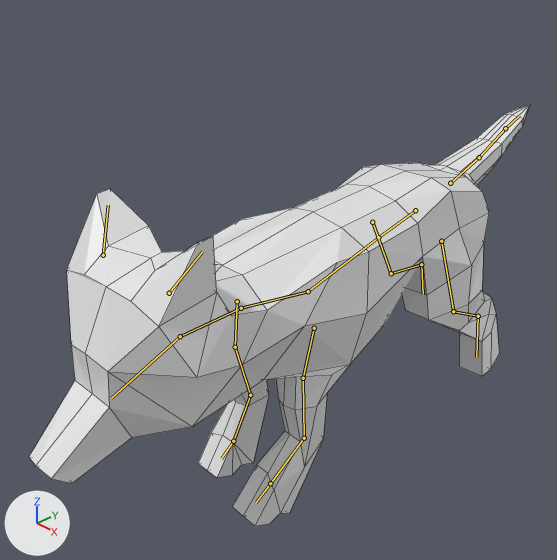
The Blender file art/model/wolf_model_0.1.blend as it was, and as the next commit left it.
Camera for both pictures: a 50 mm camera at (9.09, -10.23, 6.28) aimed at (-0.66, -0.86, -0.8). The lights are fixed; the arrows at lower left show +X, +Y and +Z. Both versions are drawn at frame 6 of the action 'land'; the numbers are the values there. The bones that bend it are drawn over the model as lines. Mesh edges are drawn as thin lines.

Names of what the first picture shows: 'wolfmesh'.
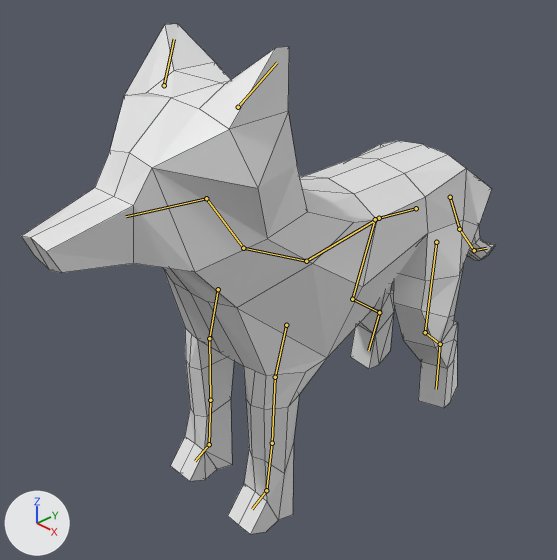
Commit message: spedup wolf landing anim

The edits, one by one:
Bone 'spine1.origin' (bone_spine1_origin) moves from (0.0, -0.01, 0.06) to (0.0, 0.0, 0.01).
Bone 'spine1.origin' (bone_spine1_origin) turns from (19, 0, 0) to (1, 0, 0) degrees about its own x, y and z.
Bone 'spine2' (bone_spine2) turns from (-13, 0, 0) to (-1, 0, 0) degrees about its own x, y and z.
Bone 'spine3' (bone_spine3) turns from (14, 0, 0) to (4, 0, 0) degrees about its own x, y and z.
Bone 'neck' (bone_neck) turns from (45, 0, 0) to (4, 0, 0) degrees about its own x, y and z.
Bone 'head' (bone_head) turns from (-34, 0, 0) to (-3, 0, 0) degrees about its own x, y and z.
Bone 'ear.l' (bone_ear_l) turns from (-22, -8, 5) to (-2, -1, 0) degrees about its own x, y and z.
Bone 'ear.r' (bone_ear_r) turns from (-17, 6, -4) to (-2, 1, 0) degrees about its own x, y and z.
Bone 'frontleg1.l' (bone_frontleg1_l) moves from (0.0, -0.75, 0.56) to (0.0, -0.08, 0.06).
Bone 'frontleg1.l' (bone_frontleg1_l) turns from (-17, 0, 0) to (-2, 0, 0) degrees about its own x, y and z.
Bone 'frontleg2.l' (bone_frontleg2_l) turns from (5, 0, 0) to (1, 0, 0) degrees about its own x, y and z.
Bone 'frontleg3.l' (bone_frontleg3_l) turns from (-60, 0, 0) to (-6, 0, 0) degrees about its own x, y and z.
Bone 'frontpaw.l' (bone_frontpaw_l) turns from (54, 0, 0) to (3, 0, 0) degrees about its own x, y and z.
Bone 'frontleg1.r' (bone_frontleg1_r) moves from (0.0, -0.68, 0.28) to (0.0, -0.07, 0.03).
Bone 'frontleg1.r' (bone_frontleg1_r) turns from (-7, 0, 0) to (-1, 0, 0) degrees about its own x, y and z.
Bone 'frontleg2.r' (bone_frontleg2_r) turns from (9, 0, 0) to (1, 0, 0) degrees about its own x, y and z.
Bone 'frontleg3.r' (bone_frontleg3_r) turns from (-46, 0, 0) to (-5, 0, 0) degrees about its own x, y and z.
Bone 'frontpaw.r' (bone_frontpaw_r) turns from (31, 0, 0) to (0, 0, 0) degrees about its own x, y and z.
Bone 'hindleg1.l' (bone_hindleg1_l) moves from (0.0, -0.1, 0.03) to (0.0, -0.01, 0.0).
Bone 'hindleg1.l' (bone_hindleg1_l) turns from (15, 1, 2) to (2, -11, -4) degrees about its own x, y and z.
Bone 'hindleg2.l' (bone_hindleg2_l) turns from (-23, 0, 0) to (-2, 0, 0) degrees about its own x, y and z.
Bone 'tail1' (bone_tail1) turns from (41, 0, 0) to (-19, 0, 0) degrees about its own x, y and z.
Bone 'tail2' (bone_tail2) turns from (-7, 0, 0) to (-1, 0, 0) degrees about its own x, y and z.
Bone 'tail3' (bone_tail3) turns from (-44, 0, 0) to (-4, 0, 0) degrees about its own x, y and z.
Bone 'hindleg1.r' (bone_hindleg1_r) moves from (-0.03, -0.13, -0.25) to (0.0, -0.01, -0.03).
Bone 'hindleg1.r' (bone_hindleg1_r) turns from (29, -1, -3) to (3, 1, 0) degrees about its own x, y and z.
Bone 'hindleg2.r' (bone_hindleg2_r) turns from (-18, 0, 0) to (-2, 0, 0) degrees about its own x, y and z.
Bone 'hindpaw.r' (bone_hindpaw_r) turns from (2, 0, 0) to (0, 0, 0) degrees about its own x, y and z.

Pixel boxes [x1, y1, x2, y2] of what changed, in the pictures (557 x 560 px):
'wolfmesh', posed (21% taller): before [29, 104, 530, 526]; after [21, 24, 496, 534]
bone 'spine1.origin', root to tip: before (415, 210) to (378, 237); after (416, 208) to (379, 218)
bone 'spine2', root to tip: before (378, 237) to (308, 291); after (379, 218) to (306, 261)
bone 'spine3', root to tip: before (308, 291) to (241, 308); after (306, 261) to (243, 248)
bone 'neck', root to tip: before (241, 308) to (180, 336); after (243, 248) to (206, 198)
bone 'head', root to tip: before (180, 336) to (111, 398); after (206, 198) to (126, 216)
bone 'ear.l', root to tip: before (169, 293) to (202, 251); after (238, 107) to (277, 62)
bone 'ear.r', root to tip: before (103, 255) to (108, 205); after (164, 85) to (174, 39)
bone 'frontleg1.l', root to tip: before (314, 328) to (303, 378); after (286, 325) to (275, 377)
bone 'frontleg2.l', root to tip: before (303, 378) to (304, 438); after (275, 377) to (272, 443)
bone 'frontleg3.l', root to tip: before (304, 438) to (270, 483); after (272, 443) to (266, 490)
bone 'frontpaw.l', root to tip: before (270, 483) to (256, 502); after (266, 490) to (252, 509)
bone 'frontleg1.r', root to tip: before (237, 301) to (235, 347); after (218, 289) to (209, 338)
bone 'frontleg2.r', root to tip: before (235, 347) to (250, 395); after (209, 338) to (210, 400)
bone 'frontleg3.r', root to tip: before (250, 395) to (233, 441); after (210, 400) to (209, 444)
bone 'frontpaw.r', root to tip: before (233, 441) to (221, 458); after (209, 444) to (195, 461)
bone 'hindleg1.l', root to tip: before (441, 241) to (453, 311); after (436, 242) to (425, 332)
bone 'hindleg2.l', root to tip: before (453, 311) to (478, 316); after (425, 332) to (440, 344)
bone 'tail1', root to tip: before (450, 183) to (479, 157); after (450, 197) to (459, 229)
bone 'tail2', root to tip: before (479, 157) to (505, 128); after (459, 229) to (474, 250)
bone 'tail3', root to tip: before (505, 128) to (519, 115); after (474, 250) to (486, 248)
bone 'hindleg1.r', root to tip: before (372, 222) to (391, 273); after (375, 219) to (352, 299)
bone 'hindleg2.r', root to tip: before (391, 273) to (421, 264); after (352, 299) to (379, 312)
bone 'hindpaw.r', root to tip: before (421, 264) to (423, 294); after (379, 312) to (368, 350)
